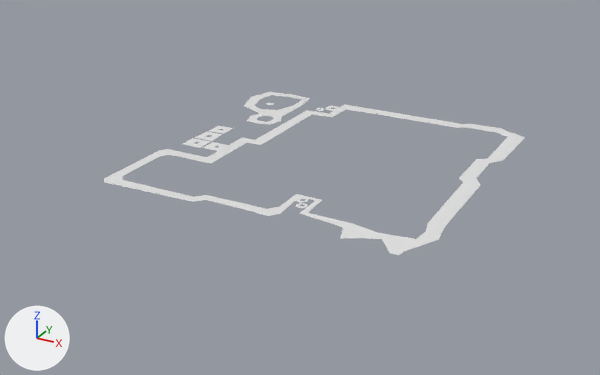
An edit to the FBX model FishingWorld/Assets/Art/Models/GroundMeshes/OceanMesh.fbx, drawn before and after from the same camera.
The view is the same before and after, from a camera (50 mm lens) standing at (68.5, -134.2, 59.8) and looking at (-2.8, -4.5, -5.0). Arrows for +X, +Y and +Z are at lower left; the lights stay in place.

The scene before the commit, as lines of its bpy script (objects in view):
```python
me_plane_898 = bpy.data.meshes.new('Plane.898')
me_plane_898.from_pydata(...)  # 205 vertices, 106 faces; spans x -32.1..32.0, y -31.1..31.7, z 0.7..0.8
me_plane_898.materials.append(mat_water_003)  # white #e7e7e7
ob_plane_932 = bpy.data.objects.new('Plane.932', me_plane_898)
ob_plane_932.location = (0.0, 0.0, 0.0)
```
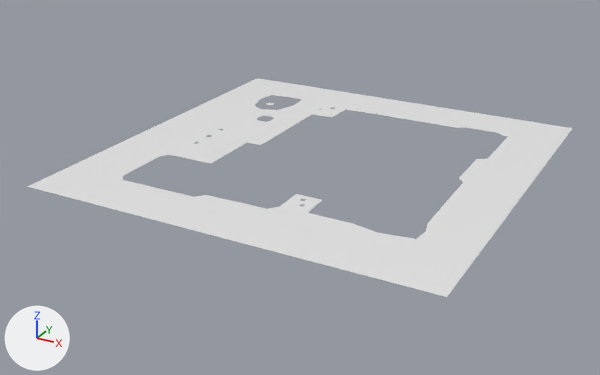
Boxes (x1, y1, x2, y2) around the edits, measured in the pictures (600 x 375 px):
'Plane.932', reshaped (29% wider, 34% taller): before (104, 92, 525, 255); after (27, 78, 572, 297)
part 1 of me_plane_898, added: after (27, 78, 572, 297)

What the commit changed:
me_plane_898 is used by ob_plane_932; location (0.0, 0.0, 0.0).
me_plane_898 had 205 vertices, 106 faces and spanned x -32.1..32.0, y -31.1..31.7, z 0.7..0.8.
me_plane_898 now has 213 vertices, 114 faces and spans x -39.0..39.0, y -39.0..39.0, z 0.7..0.8.
Part 1, on me_plane_898:
8 vertices are added at x -39.0..39.0, y -39.0..39.0, z 0.8.
8 new faces join them.
